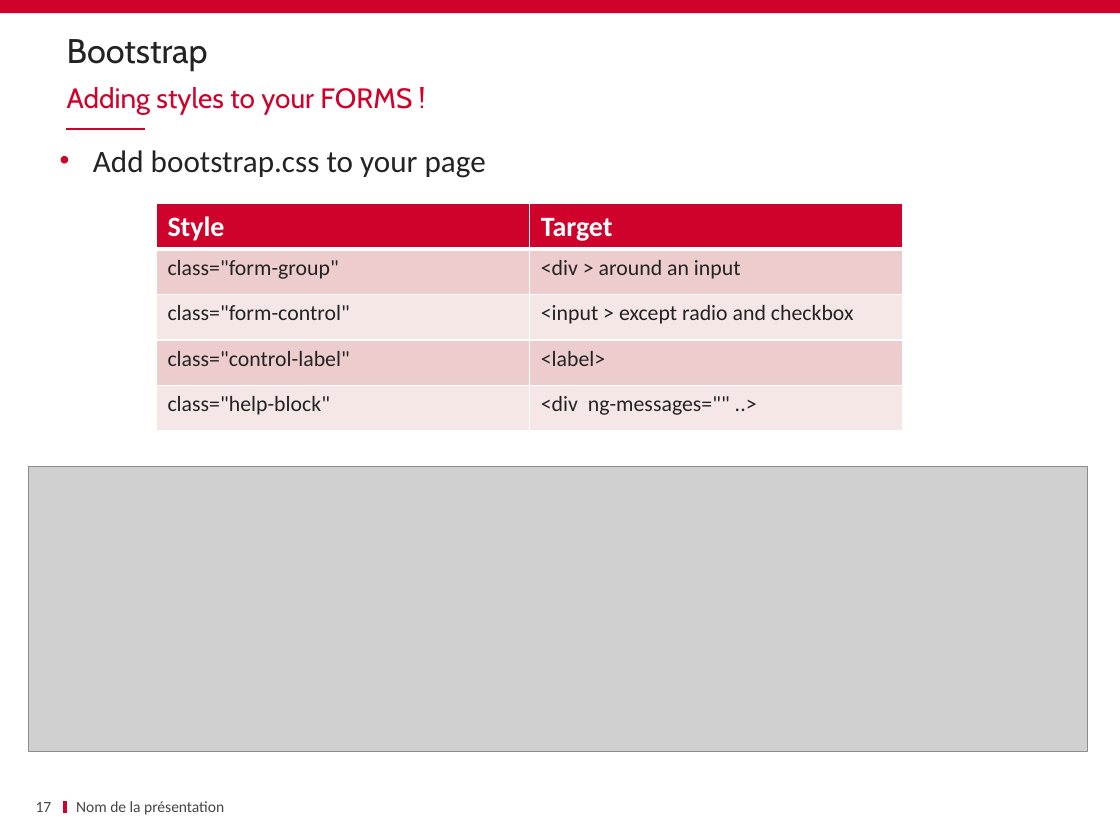
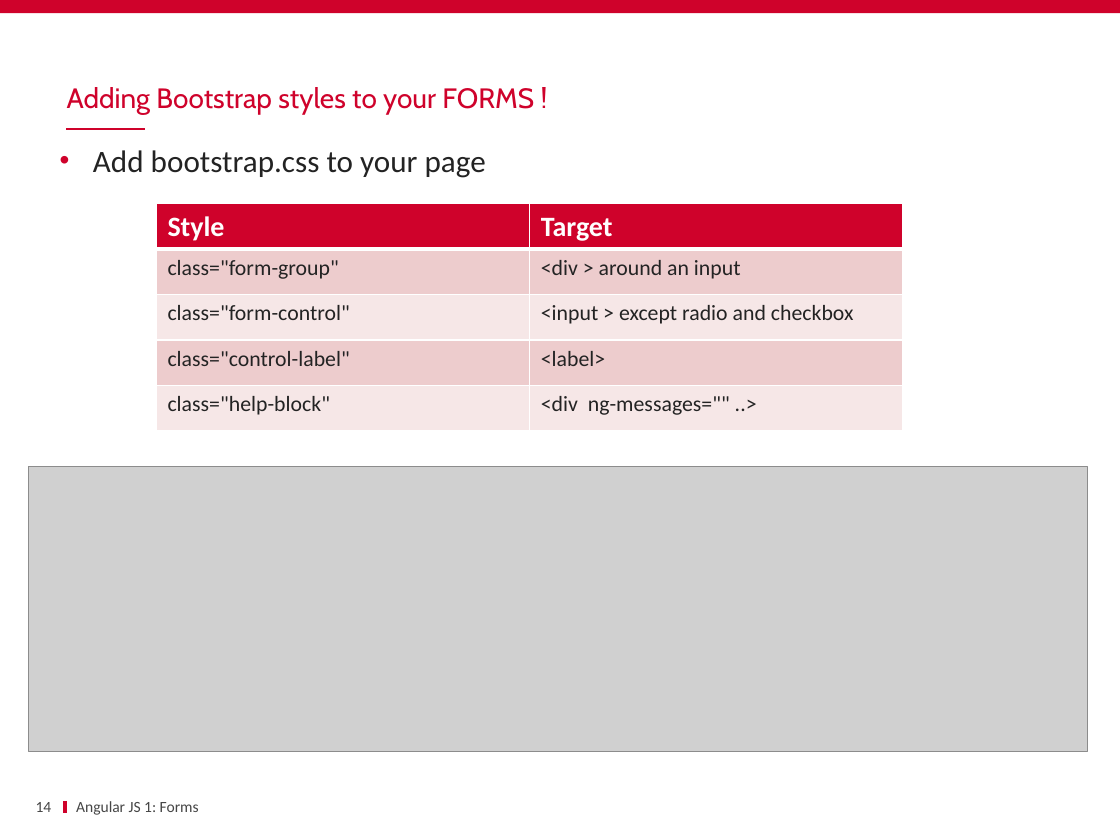
Before and after one commit to schassande/formation-angularjs1, a slide deck: slide 14 of Jour1/06 Forms/FORMS.pptx (slide 17 before the commit). Drawn at 1120x840 pixels with LibreOffice and Linux fonts; fonts in the diff are those of the drawing; grey boxes stand for pictures; background and template pictures are left out. Boxes give left, top, right and bottom in pixels: in the first picture for what was removed or moved away, otherwise in the second. Text is boxed around its words. In the diff, an @@ line names an element or a change of style, - is before the commit and + after.

Commit message:
Nettoyage des slides forms

```diff
--- a/Jour1/06 Forms/FORMS.pptx
+++ b/Jour1/06 Forms/FORMS.pptx
@@ title removed at (67, 39, 208, 71) @@
-Bootstrap
@@ text at (67, 87, 534, 114): text changed @@
-Adding styles to your FORMS !
+Adding Bootstrap styles to your FORMS !
@@ page number at (36, 802, 52, 812): text changed @@
-17
+14
@@ text at (76, 801, 199, 815): text changed @@
-Nom de la présentation
+Angular JS 1: Forms
```
Also in this commit, not shown: 23 other slides changed, 3 slides removed.
